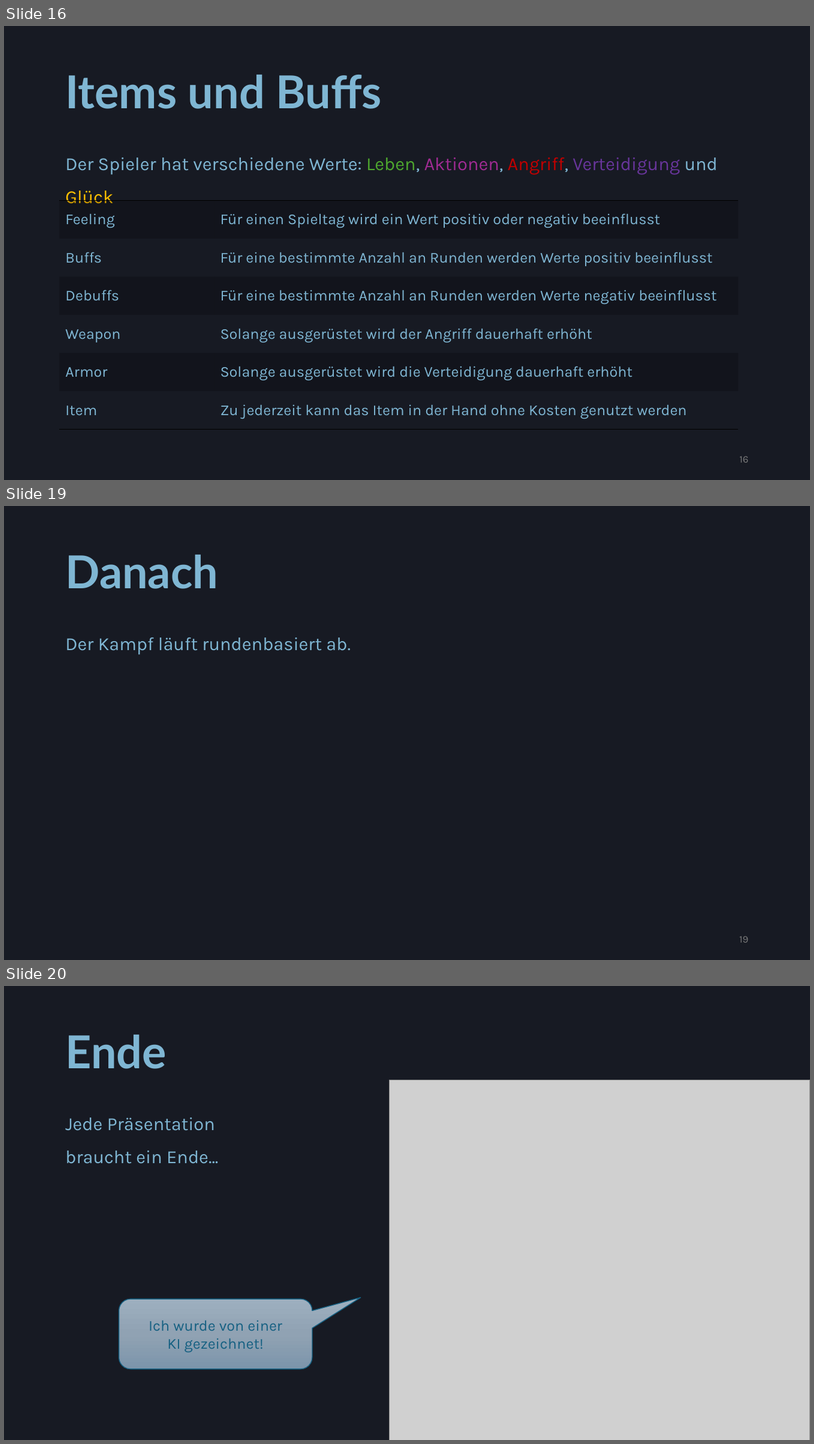
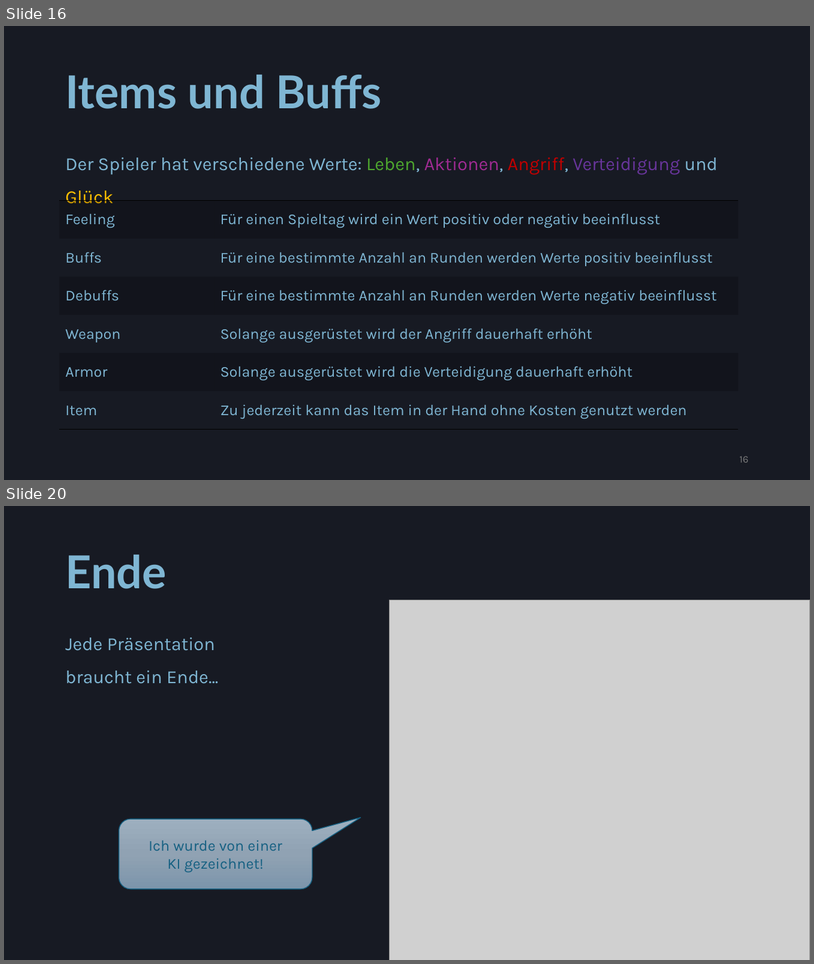
Before and after one commit to Nora404/blauerDrache, a slide deck: note/präsentation.pptx. Shown one above the other, each under a label of ours: slides 16, 19 and 20 before the commit, slides 16 and 20 after it; the slides between them are not shown. The pictures are 814x1444 and 814x964 pixels, drawn with LibreOffice and Linux fonts; fonts in the diff are those of the drawing; grey boxes stand for pictures. Boxes give left, top, right and bottom in pixels: in the first picture for what was removed or moved away, otherwise in the second. Text is boxed around its words. In the diff, an @@ line names an element or a change of style, - is before the commit and + after.

```diff
--- a/note/präsentation.pptx
+++ b/note/präsentation.pptx
@@ slide 19 removed at [4, 506, 810, 960], background #171A23 @@
@@ title removed at [65, 555, 218, 589] @@
-Danach
@@ text removed at [65, 637, 351, 654] @@
-Der Kampf läuft rundenbasiert ab.
@@ page number removed at [740, 936, 749, 942] @@
-19
```
Also in this commit, not shown: 1 slide changed, 2 slides added, 1 other slide removed, 3 other files.
